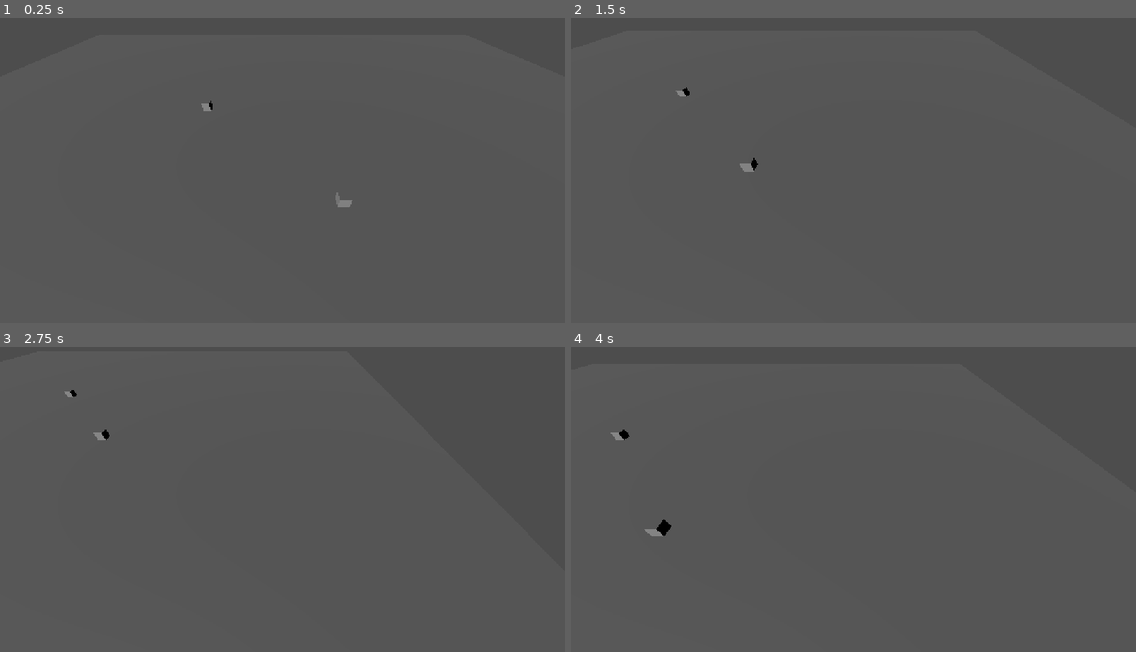
Above: before the commit, frames 1-4 (two rows, left to right).
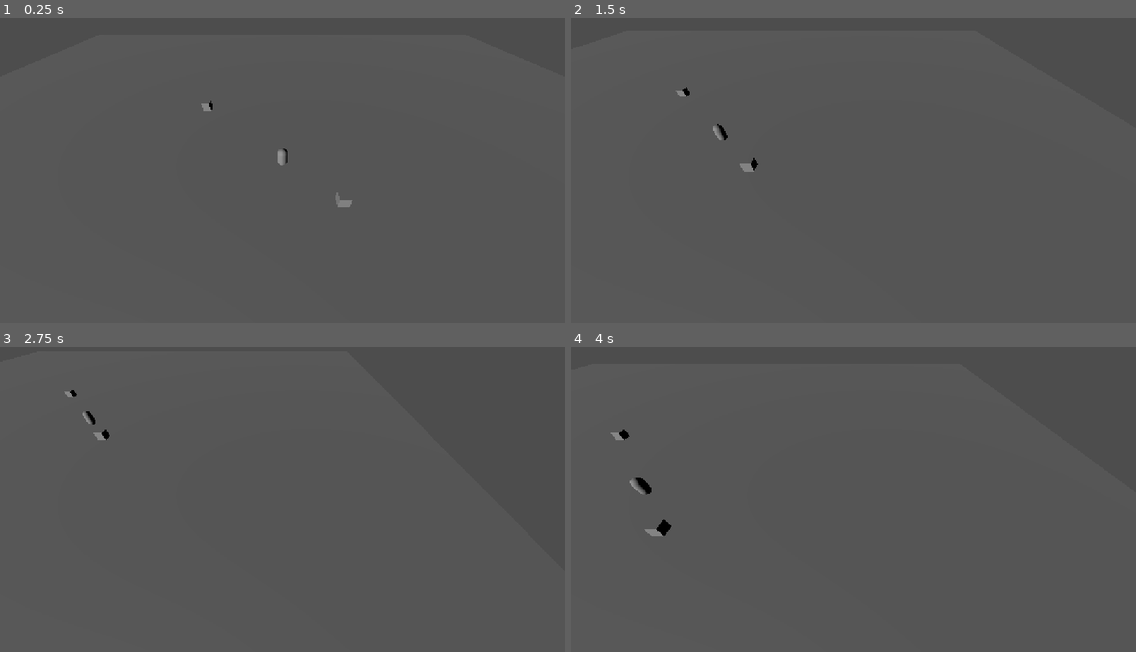
Above: after the commit, the same moments.

Repository: lucaslmp2/JogoRTS
Game: Godot game, scene res://Mundo.tscn
Same seed, same stepped clock (60 frames per second), same inputs: the game is played once before the commit and once after it.
Inputs (mouse positions are in pixels of both pictures, inside the frame that each line leads up to):
- Up to frame 1 (0.25 s): no input
- Up to frame 2 (1.5 s): tap Enter at 0.5 s; move the mouse to (977, 149) at 0.52 s; hold Right (ui_right) 0.53-1.28 s; click (977, 149) at 0.67 s; move the mouse to (740, 179) at 1.27 s; hold Down (ui_down) from 1.28 s (still down); click (740, 179) at 1.42 s
- Up to frame 3 (2.75 s): move the mouse to (339, 423) at 2.02 s; release Down (ui_down) at 2.03 s; hold Right (ui_right) from 2.03 s (still down); click (339, 423) at 2.17 s
- Up to frame 4 (4 s): move the mouse to (825, 557) at 2.77 s; release Right (ui_right) at 2.78 s; hold Up (ui_up) 2.78-3.53 s; click (825, 557) at 2.92 s; move the mouse to (1023, 542) at 3.52 s; hold Left (ui_left) from 3.53 s (still down); click (1023, 542) at 3.67 s

The runs differ from the first frame. In frame 1, less than 0.1% of the frame differs, in the area x 49-51%, y 42-49%; in frame 2, less than 0.1%; in frame 3, less than 0.1%; in frame 4, 0.1%, in the area x 10-15%, y 42-49%.

Commit message:
feat: criando Unidades

Diff:
--- a/Mundo.tscn
+++ b/Mundo.tscn
@@ -1,6 +1,16 @@
 [gd_scene format=3 uid="uid://bwrwjplr6vbou"]
 
 [ext_resource type="PackedScene" uid="uid://d1qdejj7eyly8" path="res://RtsCamera.tscn" id="1_pe05s"]
+[ext_resource type="PackedScene" uid="uid://qf4qmx11exjd" path="res://Unidade.tscn" id="2_ubi47"]
+
+[sub_resource type="Environment" id="Environment_52r7t"]
+background_mode = 2
+
+[sub_resource type="BoxMesh" id="BoxMesh_52r7t"]
+
+[sub_resource type="NavigationMesh" id="NavigationMesh_52r7t"]
+vertices = PackedVector3Array(-49.5, 0.45, -49.5, -49.5, 0.45, 49.5, 49.5, 0.45, 49.5, 49.5, 0.45, -49.5)
+polygons = [PackedInt32Array(3, 2, 0), PackedInt32Array(0, 2, 1)]
 
 [sub_resource type="PlaneMesh" id="PlaneMesh_52r7t"]
 size = Vector2(100, 100)
@@ -8,20 +18,7 @@
 [sub_resource type="BoxShape3D" id="BoxShape3D_52r7t"]
 size = Vector3(100, 0.1, 100)
 
-[sub_resource type="Environment" id="Environment_52r7t"]
-background_mode = 2
-
-[sub_resource type="BoxMesh" id="BoxMesh_52r7t"]
-
 [node name="Mundo" type="Node3D" unique_id=1388268822]
-
-[node name="Chao" type="StaticBody3D" parent="." unique_id=937670012]
-
-[node name="MeshInstance3D" type="MeshInstance3D" parent="Chao" unique_id=704451772]
-mesh = SubResource("PlaneMesh_52r7t")
-
-[node name="CollisionShape3D" type="CollisionShape3D" parent="Chao" unique_id=1706528885]
-shape = SubResource("BoxShape3D_52r7t")
 
 [node name="DirectionalLight3D" type="DirectionalLight3D" parent="." unique_id=442980656]
 transform = Transform3D(0.5991802, -0.5435158, -0.587855, 0.7879516, 0.53040725, 0.31273058, 0.14182852, -0.6505832, 0.74607366, 0, 0, 0)
@@ -38,3 +35,16 @@
 [node name="MeshInstance3D2" type="MeshInstance3D" parent="." unique_id=1687098529]
 transform = Transform3D(1, 0, 0, 0, 1, 0, 0, 0, 1, -10, 1, -10)
 mesh = SubResource("BoxMesh_52r7t")
+
+[node name="Unidade" parent="." unique_id=849595556 groups=["unidades_jogador"] instance=ExtResource("2_ubi47")]
+
+[node name="NavigationRegion3D" type="NavigationRegion3D" parent="." unique_id=2132703628]
+navigation_mesh = SubResource("NavigationMesh_52r7t")
+
+[node name="Chao" type="StaticBody3D" parent="NavigationRegion3D" unique_id=937670012]
+
+[node name="MeshInstance3D" type="MeshInstance3D" parent="NavigationRegion3D/Chao" unique_id=704451772]
+mesh = SubResource("PlaneMesh_52r7t")
+
+[node name="CollisionShape3D" type="CollisionShape3D" parent="NavigationRegion3D/Chao" unique_id=1706528885]
+shape = SubResource("BoxShape3D_52r7t")
--- /dev/null
+++ b/Unidade.tscn
@@ -0,0 +1,21 @@
+[gd_scene format=3 uid="uid://qf4qmx11exjd"]
+
+[ext_resource type="Script" uid="uid://cg6ie7np50k8h" path="res://unidade.gd" id="1_1rqxa"]
+
+[sub_resource type="CapsuleMesh" id="CapsuleMesh_52r7t"]
+
+[sub_resource type="CapsuleShape3D" id="CapsuleShape3D_52r7t"]
+height = 1.9794922
+
+[node name="Unidade" type="CharacterBody3D" unique_id=849595556]
+script = ExtResource("1_1rqxa")
+
+[node name="MeshInstance3D" type="MeshInstance3D" parent="." unique_id=344383260]
+transform = Transform3D(1, 0, 0, 0, 1, 0, 0, 0, 1, 0, 1, 0)
+mesh = SubResource("CapsuleMesh_52r7t")
+
+[node name="CollisionShape3D" type="CollisionShape3D" parent="." unique_id=1960266730]
+transform = Transform3D(1, 0, 0, 0, 1, 0, 0, 0, 1, 0, 0.9946289, 0)
+shape = SubResource("CapsuleShape3D_52r7t")
+
+[node name="NavigationAgent3D" type="NavigationAgent3D" parent="." unique_id=1138259279]
--- a/rts_camera.gd
+++ b/rts_camera.gd
@@ -52,7 +52,7 @@
 		input_dir = input_dir.normalized()
 		global_translate(input_dir * move_speed * delta)
 
-# 3. Controle de Zoom (Roda do Mouse)
+# 3. Controle ÚNICO de Input (Zoom e Clique de Movimentação)
 func _unhandled_input(event: InputEvent) -> void:
 	if event is InputEventMouseButton:
 		if event.button_index == MOUSE_BUTTON_WHEEL_UP:
@@ -60,12 +60,30 @@
 		if event.button_index == MOUSE_BUTTON_WHEEL_DOWN:
 			target_zoom = min(max_zoom, target_zoom + zoom_speed)
 
+		# Detectar clique com o Botão Direito para mover a unidade
+		if event.button_index == MOUSE_BUTTON_RIGHT and event.pressed:
+			var target_position = get_mouse_3d_position()
+			if target_position != Vector3.ZERO:
+				get_tree().call_group("unidades_jogador", "set_movement_target", target_position)
+
+# 4. Suavização do Zoom
 func handle_zoom(delta: float) -> void:
-	# Suaviza o zoom alterando a altura (Y) e a distância (Z) da câmera em relação ao pivot
 	camera.position.y = lerp(camera.position.y, target_zoom, 10.0 * delta)
 	camera.position.z = lerp(camera.position.z, target_zoom, 10.0 * delta)
 
-	# Dinâmica de ângulo: Quanto mais perto, mais inclinada para ver os detalhes.
-	# Quanto mais longe, mais vertical para ver o campo de batalha.
 	var angle = remap(camera.position.y, min_zoom, max_zoom, -35.0, -60.0)
 	camera.rotation_degrees.x = lerp(camera.rotation_degrees.x, angle, 10.0 * delta)
+
+# 5. Função auxiliar de Raycasting para pegar a posição do mouse no cenário 3D
+func get_mouse_3d_position() -> Vector3:
+	var mouse_pos = get_viewport().get_mouse_position()
+	var ray_origin = camera.project_ray_origin(mouse_pos)
+	var ray_end = ray_origin + camera.project_ray_normal(mouse_pos) * 2000.0
+
+	var space_state = get_world_3d().direct_space_state
+	var query = PhysicsRayQueryParameters3D.create(ray_origin, ray_end)
+	var result = space_state.intersect_ray(query)
+
+	if result:
+		return result.position
+	return Vector3.ZERO
--- /dev/null
+++ b/unidade.gd
@@ -0,0 +1,33 @@
+extends CharacterBody3D
+
+@export var speed: float = 5.0
+
+@onready var navigation_agent: NavigationAgent3D = $NavigationAgent3D
+
+func _ready() -> void:
+	# Evita que a unidade tente se mover logo no primeiro frame antes do mapa carregar
+	actor_setup.call_deferred()
+
+func actor_setup():
+	# Aguarda a sincronização do servidor de navegação da Godot 4
+	await Engine.get_main_loop().process_frame
+	set_movement_target(global_position)
+
+func _physics_process(delta: float) -> void:
+	if navigation_agent.is_navigation_finished():
+		return
+
+	var current_agent_position: Vector3 = global_position
+	var next_path_position: Vector3 = navigation_agent.get_next_path_position()
+
+	# Calcula a direção para o próximo ponto da rota
+	var new_velocity: Vector3 = next_path_position - current_agent_position
+	new_velocity = new_velocity.normalized() * speed
+
+	velocity = new_velocity
+	move_and_slide()
+
+# Esta função será chamada pela nossa câmera/controlador para mandar a unidade andar
+func set_movement_target(movement_target: Vector3) -> void:
+	# Correção: Na Godot 4, alteramos a propriedade 'target_position' diretamente
+	navigation_agent.target_position = movement_target
Not shown, added: unidade.gd.uid
